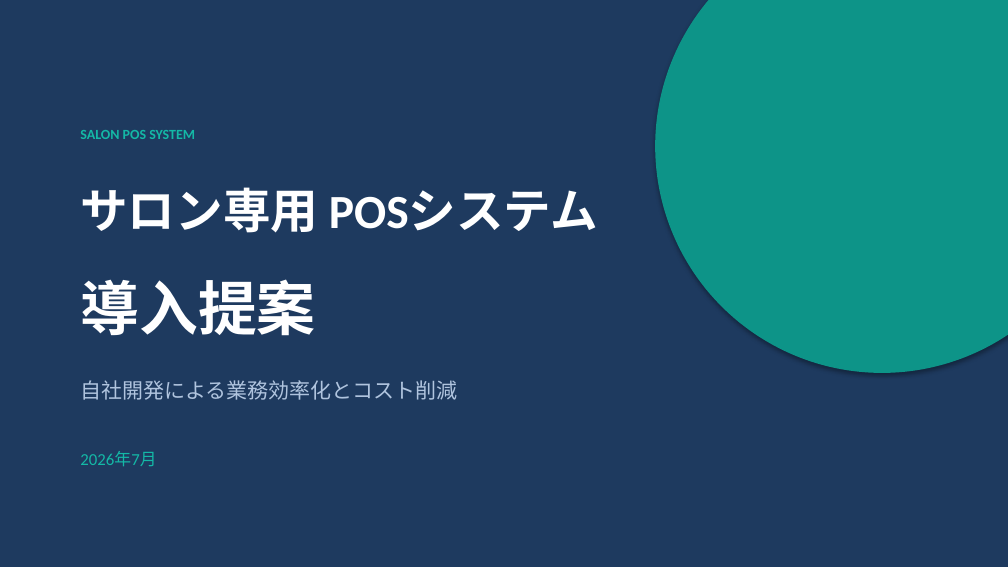
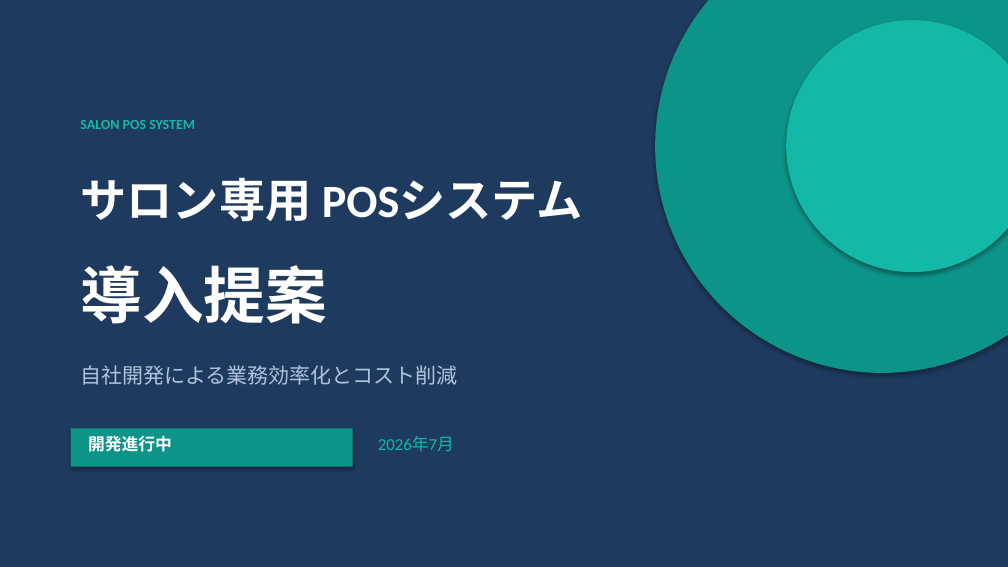
Before and after one commit to kimseungmok/salon-pos-v2, a slide deck: slide 1 of docs/proposal/salon_pos_proposal.pptx. Drawn at 1008x567 pixels with LibreOffice and Linux fonts; fonts in the diff are those of the drawing. Boxes give left, top, right and bottom in pixels: in the first picture for what was removed or moved away, otherwise in the second. Text is boxed around its words. In the diff, an @@ line names an element or a change of style, - is before the commit and + after.

```diff
--- a/docs/proposal/salon_pos_proposal.pptx
+++ b/docs/proposal/salon_pos_proposal.pptx
@@ ellipse added at box(786, 20, 1008, 272), fill #14B8A6 @@
@@ text "SALON POS SYSTEM": place and size @@
-text "SALON POS SYSTEM" at box(80, 130, 195, 139)
+text "SALON POS SYSTEM" at box(80, 120, 195, 129)
@@ text "サロン専用 POSシステム": place and size @@
-text "サロン専用 POSシステム" at box(80, 187, 598, 233)
+text "サロン専用 POSシステム" at box(80, 177, 583, 222)
@@ text "サロン専用 POSシステム" at box(80, 177, 583, 222): size 34 to 33 pt @@
@@ text "導入提案": place and size @@
-text "導入提案" at box(80, 279, 315, 336)
+text "導入提案" at box(80, 265, 326, 324)
@@ text "導入提案" at box(80, 265, 326, 324): size 42 to 44 pt @@
@@ text "自社開発による業務効率化とコスト削減": place and size @@
-text "自社開発による業務効率化とコスト削減" at box(80, 380, 457, 400)
+text "自社開発による業務効率化とコスト削減" at box(80, 365, 457, 385)
@@ rectangle added at box(71, 428, 353, 467), fill #0D9488 @@
@@ text added at box(88, 435, 172, 452), 12 pt, text #FFFFFF, bold @@
+開発進行中
@@ text "2026年7月": place and size @@
-text "2026年7月" at box(80, 451, 156, 467)
+text "2026年7月" at box(378, 436, 454, 451)
```
Also in this commit, not shown: 7 other slides changed, 1 slide added, 1 other file.
